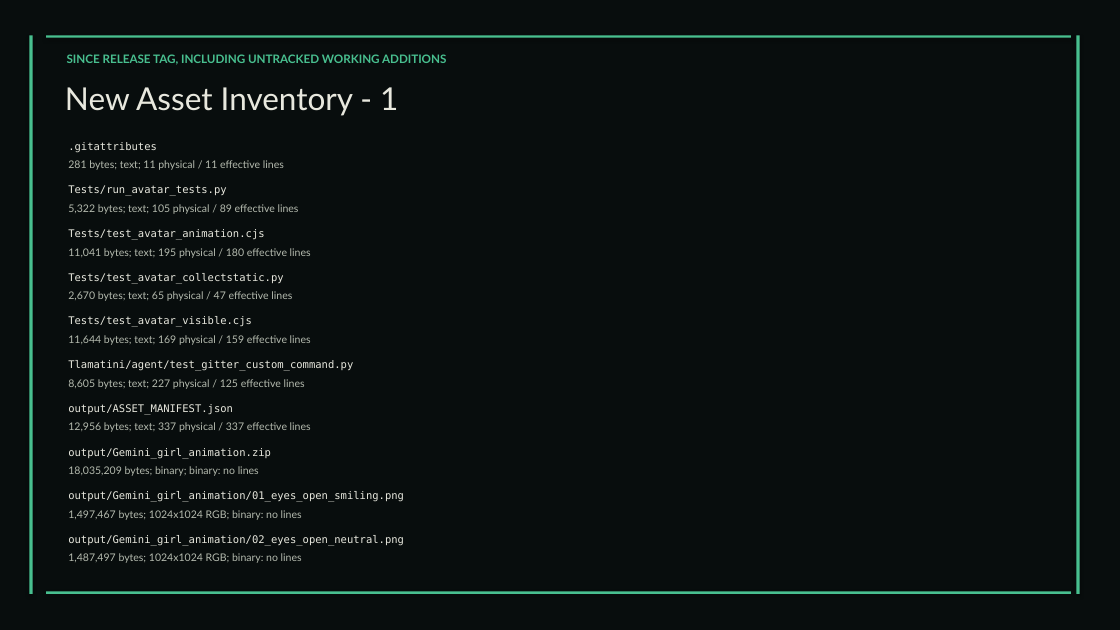
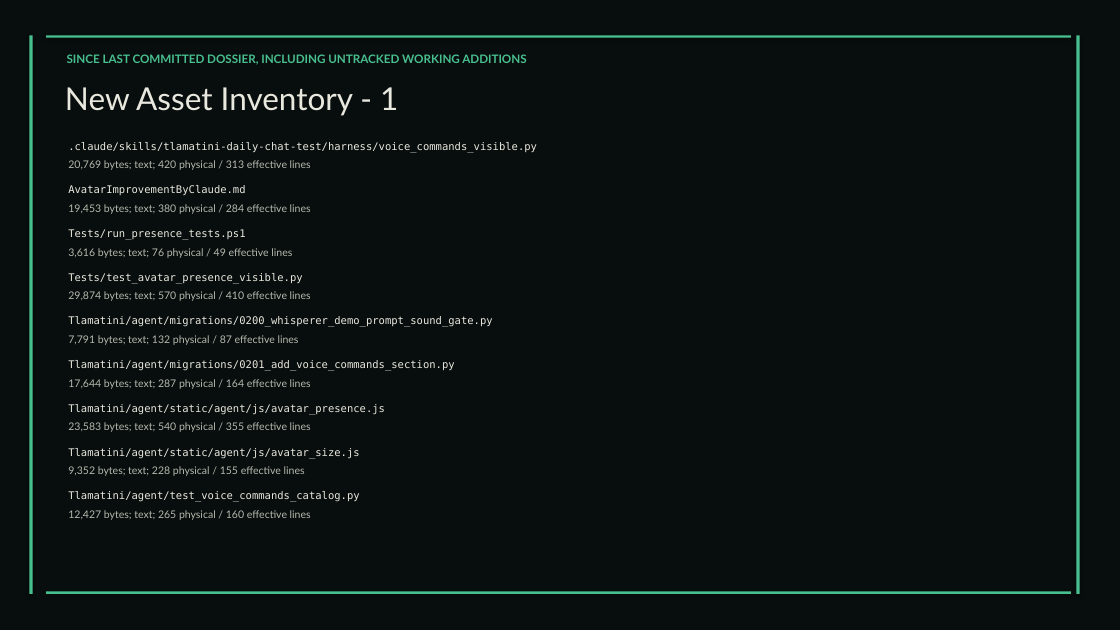
Before and after one commit to XAIHT/Tlamatini, a slide deck: slide 179 of Tlamatini_eXtended_Artificial_Intelligence_Humanly_Tempered.pptx (slide 175 before the commit). Drawn at 1120x630 pixels with LibreOffice and Linux fonts; fonts in the diff are those of the drawing. Boxes give left, top, right and bottom in pixels: in the first picture for what was removed or moved away, otherwise in the second. Text is boxed around its words. In the diff, an @@ line names an element or a change of style, - is before the commit and + after.

```diff
--- a/Tlamatini_eXtended_Artificial_Intelligence_Humanly_Tempered.pptx
+++ b/Tlamatini_eXtended_Artificial_Intelligence_Humanly_Tempered.pptx
@@ text at box(67, 54, 526, 65): text changed @@
-SINCE RELEASE TAG, INCLUDING UNTRACKED WORKING ADDITIONS
+SINCE LAST COMMITTED DOSSIER, INCLUDING UNTRACKED WORKING ADDITIONS
@@ text at box(68, 142, 537, 153): text changed @@
-.gitattributes
+.claude/skills/tlamatini-daily-chat-test/harness/voice_commands_visible.py
@@ text at box(68, 160, 311, 170): text changed @@
-281 bytes; text; 11 physical / 11 effective lines
+20,769 bytes; text; 420 physical / 313 effective lines
@@ text at box(68, 204, 311, 214): text changed @@
-5,322 bytes; text; 105 physical / 89 effective lines
+19,453 bytes; text; 380 physical / 284 effective lines
@@ text at box(68, 185, 245, 195): text changed @@
-Tests/run_avatar_tests.py
+AvatarImprovementByClaude.md
@@ text at box(68, 229, 245, 240): text changed @@
-Tests/test_avatar_animation.cjs
+Tests/run_presence_tests.ps1
@@ text at box(68, 248, 292, 258): text changed @@
-11,041 bytes; text; 195 physical / 180 effective lines
+3,616 bytes; text; 76 physical / 49 effective lines
@@ text at box(68, 273, 302, 284): text changed @@
-Tests/test_avatar_collectstatic.py
+Tests/test_avatar_presence_visible.py
@@ text at box(68, 291, 311, 301): text changed @@
-2,670 bytes; text; 65 physical / 47 effective lines
+29,874 bytes; text; 570 physical / 410 effective lines
@@ text at box(68, 316, 492, 327): text changed @@
-Tests/test_avatar_visible.cjs
+Tlamatini/agent/migrations/0200_whisperer_demo_prompt_sound_gate.py
@@ text at box(68, 335, 299, 345): text changed @@
-11,644 bytes; text; 169 physical / 159 effective lines
+7,791 bytes; text; 132 physical / 87 effective lines
@@ text at box(68, 379, 311, 389): text changed @@
-8,605 bytes; text; 227 physical / 125 effective lines
+17,644 bytes; text; 287 physical / 164 effective lines
@@ text at box(68, 360, 454, 371): text changed @@
-Tlamatini/agent/test_gitter_custom_command.py
+Tlamatini/agent/migrations/0201_add_voice_commands_section.py
@@ text at box(68, 404, 385, 415): text changed @@
-output/ASSET_MANIFEST.json
+Tlamatini/agent/static/agent/js/avatar_presence.js
@@ text at box(68, 422, 311, 432): text changed @@
-12,956 bytes; text; 337 physical / 337 effective lines
+23,583 bytes; text; 540 physical / 355 effective lines
@@ text at box(68, 448, 359, 458): text changed @@
-output/Gemini_girl_animation.zip
+Tlamatini/agent/static/agent/js/avatar_size.js
@@ text at box(68, 466, 305, 476): text changed @@
-18,035,209 bytes; binary; binary: no lines
+9,352 bytes; text; 228 physical / 155 effective lines
@@ text at box(68, 491, 359, 502): text changed @@
-output/Gemini_girl_animation/01_eyes_open_smiling.png
+Tlamatini/agent/test_voice_commands_catalog.py
@@ text at box(68, 510, 311, 520): text changed @@
-1,497,467 bytes; 1024x1024 RGB; binary: no lines
+12,427 bytes; text; 265 physical / 160 effective lines
@@ text removed at box(68, 535, 404, 546) @@
-output/Gemini_girl_animation/02_eyes_open_neutral.png
@@ text removed at box(68, 553, 302, 563) @@
-1,487,497 bytes; 1024x1024 RGB; binary: no lines
```
Also in this commit, not shown: 147 other slides changed, 4 slides added, 6 slides removed, 2 other files.
